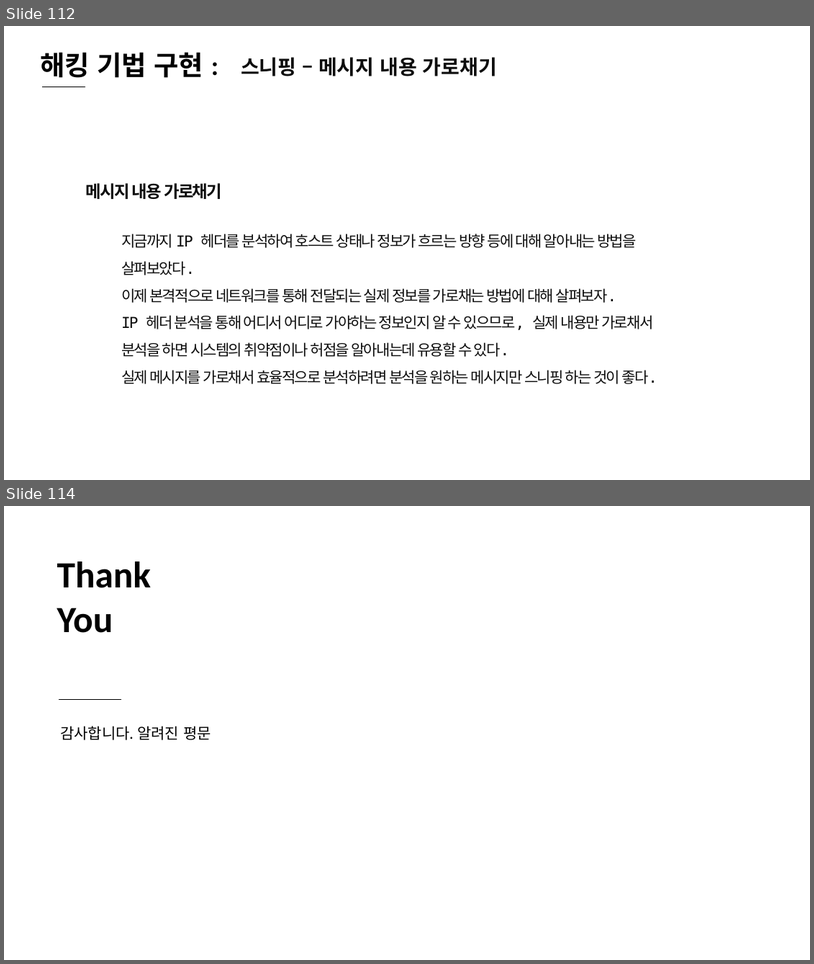
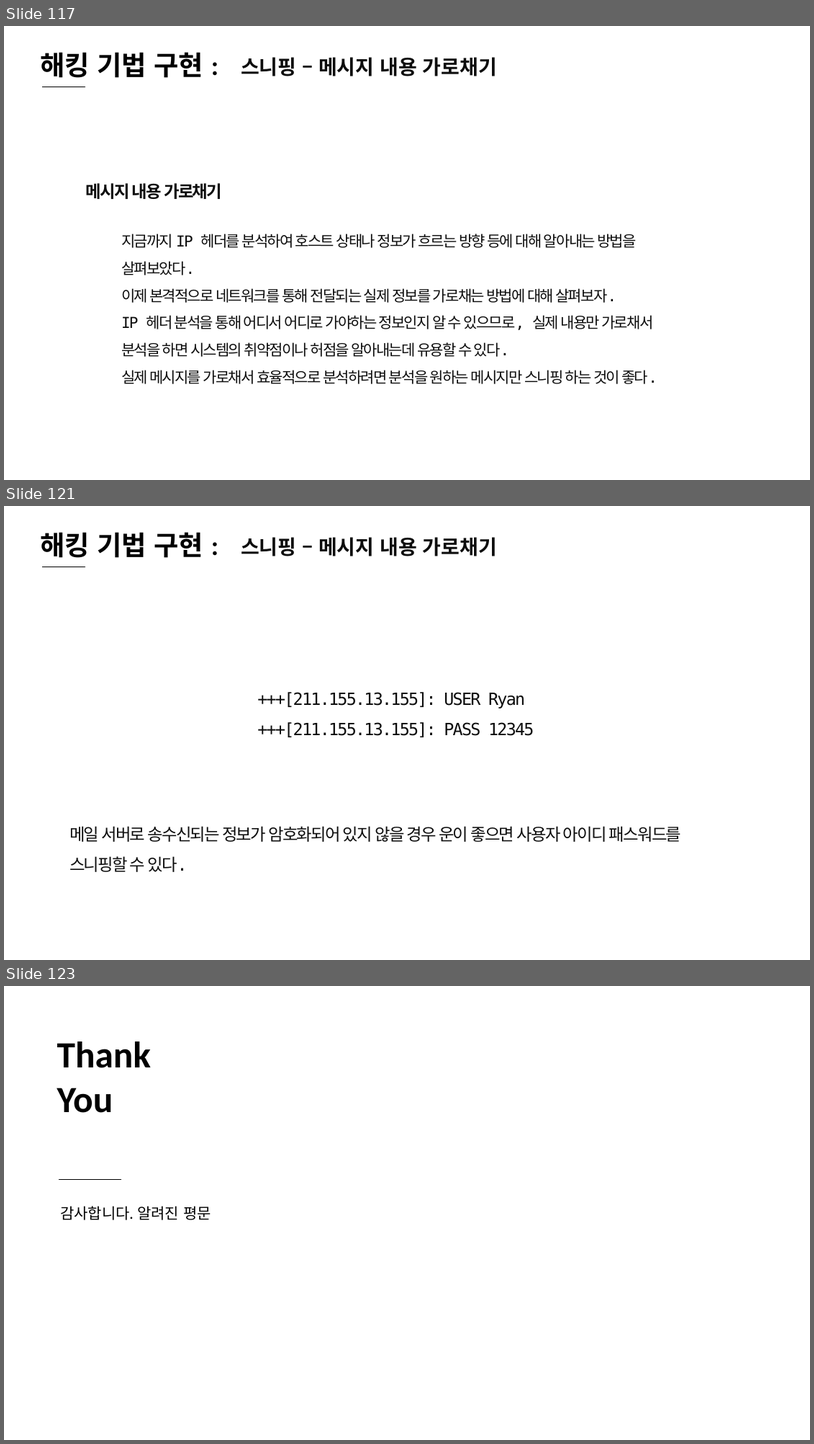
Before and after one commit to sky7th/White-Hat-Python, a slide deck: White Hat Python-1.pptx. Shown one above the other, each under a label of ours: slides 112 and 114 before the commit, slides 117, 121 and 123 after it; the slides between them are not shown. The pictures are 814x964 and 814x1444 pixels, drawn with LibreOffice and Linux fonts; fonts in the diff are those of the drawing. Boxes give left, top, right and bottom in pixels: in the first picture for what was removed or moved away, otherwise in the second. Text is boxed around its words. In the diff, an @@ line names an element or a change of style, - is before the commit and + after.

```diff
--- a/White Hat Python-1.pptx
+++ b/White Hat Python-1.pptx
@@ slide 121 added at (x1=4, y1=506, x2=810, y2=960), background #FFFFFF @@
@@ text added at (x1=40, y1=532, x2=203, y2=558), 32 pt, text #000000, bold @@
+해킹 기법 구현 :
@@ text added at (x1=241, y1=537, x2=497, y2=556), 24 pt, text #0D0D0D, bold @@
+스니핑 – 메시지 내용 가로채기
@@ line added from (42, 567) to (85, 567), #000000 0.5 pt @@
@@ text added at (x1=257, y1=692, x2=534, y2=737), 20 pt, text #0D0D0D @@
++++[211.155.13.155]: USER Ryan
++++[211.155.13.155]: PASS 12345
@@ text added at (x1=70, y1=826, x2=682, y2=872), 20 pt, text #0D0D0D @@
+메일 서버로 송수신되는 정보가 암호화되어 있지 않을 경우 운이 좋으면 사용자 아이디 패스워드를 스니핑할 수 있다.
@@ what was slide 112 is now slide 117 @@
@@ what was slide 114 is now slide 123 @@
```
Also in this commit, not shown: 5 slides changed, 9 other slides added, 1 slide removed.
